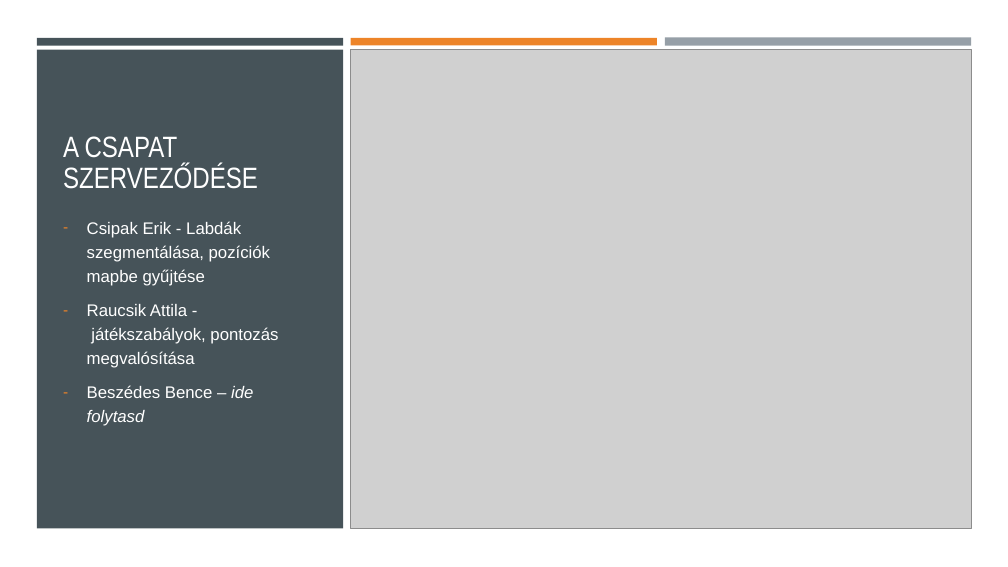
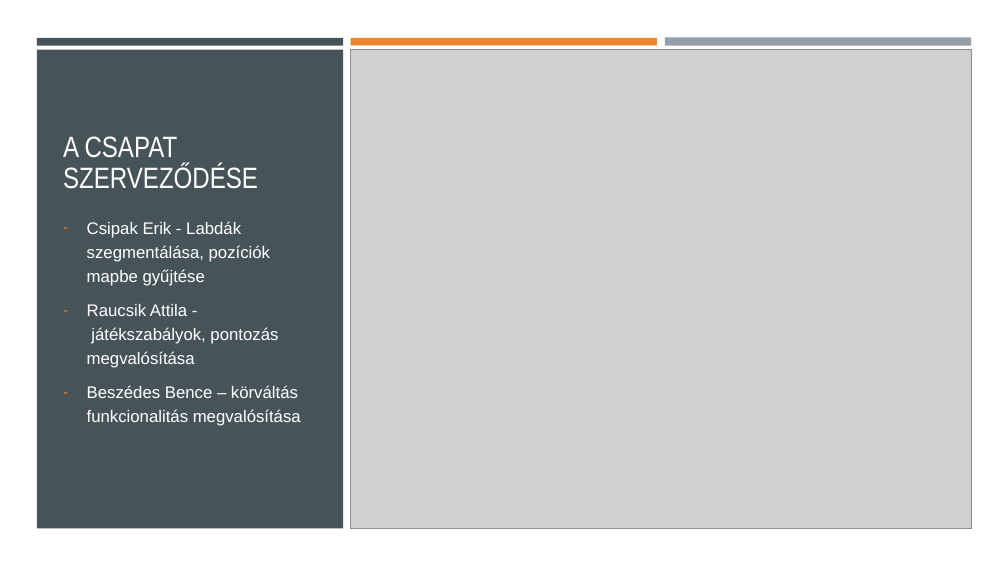
Before and after one commit to ErikCsipak/KepfeldolgozasMsc2025, a slide deck: slide 2 of Snooker.pptx. Drawn at 1008x567 pixels with LibreOffice and Linux fonts; fonts in the diff are those of the drawing; grey boxes stand for pictures. Boxes give left, top, right and bottom in pixels: in the first picture for what was removed or moved away, otherwise in the second. Text is boxed around its words. In the diff, an @@ line names an element or a change of style, - is before the commit and + after.

Commit message:
ppt modified

```diff
--- a/Snooker.pptx
+++ b/Snooker.pptx
@@ text at (x1=87, y1=385, x2=301, y2=426): text changed @@
-– Beszédes Bence – ide folytasd
+– Beszédes Bence – körváltás funkcionalitás megvalósítása
```
Also in this commit, not shown: 1 slide added.
